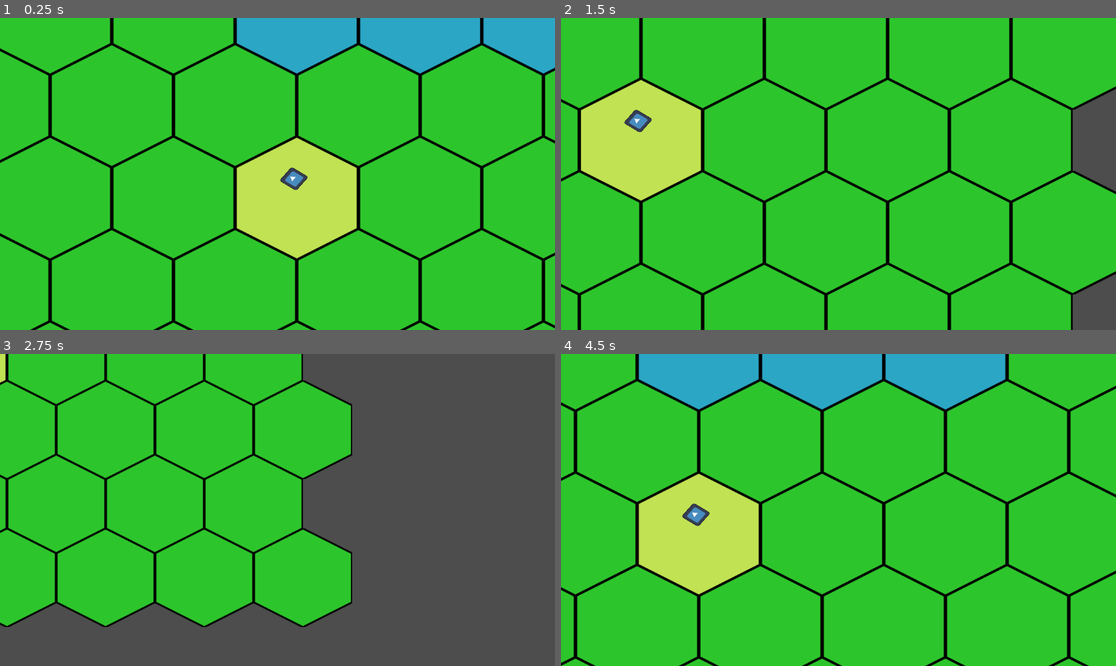
Above: before the commit, frames 1-4 (two rows, left to right).
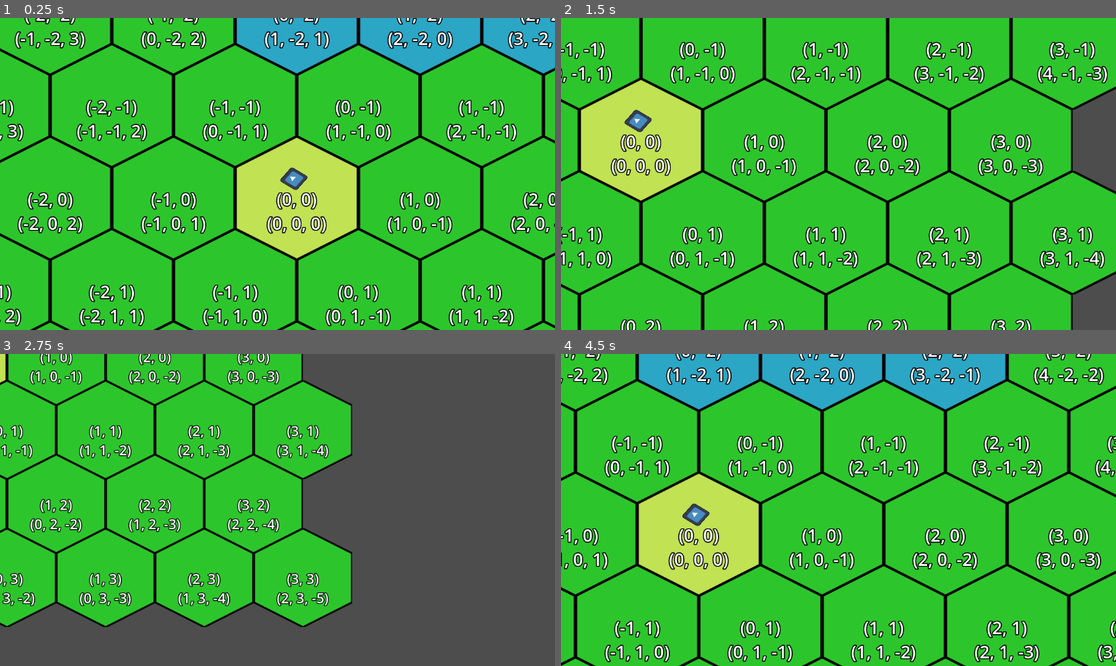
Above: after the commit, the same moments.

Repository: Group05Games/GMTK-Game-Jam-2025
Game: Godot game, scene res://Scenes/Brent.tscn
Two runs of this game, one before a commit and one after it. Both use one fixed random seed, a clock stepped at 60 frames per second and the inputs below. The engine's default icon, where the game draws it, is replaced by a stand-in: a white triangle on a blue panel in a dark square.
Inputs (mouse positions are in pixels of both pictures, inside the frame that each line leads up to):
- Up to frame 1 (0.25 s): no input
- Up to frame 2 (1.5 s): tap Enter at 0.5 s; move the mouse to (960, 158) at 0.52 s; hold D (Right) 0.53-1.28 s; click (960, 158) at 0.6 s; move the mouse to (727, 189) at 1.27 s; hold S (Down) from 1.28 s (still down); click (727, 189) at 1.35 s
- Up to frame 3 (2.75 s): move the mouse to (333, 441) at 2.02 s; release S (Down) at 2.03 s; hold D (Right) from 2.03 s (still down); tap Mouse wheel down (Scroll_Down) at 2.1 s; click (333, 441) at 2.3 s
- Up to frame 4 (4.5 s): move the mouse to (810, 572) at 2.77 s; release D (Right) at 2.78 s; hold W (Up) 2.78-3.53 s; tap Mouse wheel up (Scroll_Up) at 2.85 s; click (810, 572) at 3.05 s; move the mouse to (1005, 556) at 3.52 s; hold A (Left) from 3.53 s (still down); click (1005, 556) at 3.6 s; move the mouse to (672, 463) at 4.27 s; click (672, 463) at 4.35 s

The runs differ from the first frame. In frame 1, 9.3% of the frame differs, in the area x 0-100%, y 0-99%; in frame 2, 7.9%; in frame 3, 4.9%; in frame 4, 9.3%.

Commit message:
event scaffolding again

Diff:
--- a/new-game-project/EventSystem/EventManager.gd
+++ b/new-game-project/EventSystem/EventManager.gd
@@ -1,7 +1,11 @@
 extends Node
 
 var all_events: Array[GameEvent] = []
+var events_by_name := {}  # String -> GameEvent
 var player_money = 500 # This should later be tied to real game state
+
+@onready var popup_parent: Control = _get_popup_parent()
+@onready var camera: Camera2D = _get_camera()
 
 func _ready():
 	load_events()
@@ -22,6 +26,7 @@
 							var event = load("res://EventSystem/events/" + dir_name + "/" + file_name)
 							if event:
 								all_events.append(event)
+								events_by_name[event.name] = event
 						file_name = sub_dir.get_next()
 			dir_name = base_dir.get_next()
 
@@ -40,6 +45,23 @@
 			if trigger.evaluate(null, null):
 				show_event_popup(ev, null)
 
+func get_event_by_name(name: String) -> GameEvent:
+	return events_by_name.get(name)
+
+func _get_popup_parent() -> Control:
+	# Adjust the path to match your scene (Main/UI/Popups)
+	# Using absolute-from-root is reliable if Main is the root scene.
+	return get_tree().root.get_node("Main/UI/Popups") as Control
+
+func _get_camera() -> Camera2D:
+	# If there is exactly one Camera2D:
+	for cam in get_tree().get_nodes_in_group("cameras"):
+		if cam is Camera2D and cam.is_current():
+			return cam
+	# Fallback: search the tree
+	var node := get_tree().get_root().find_child("Camera2D", true, false)
+	return node as Camera2D
+
 func show_event_popup(event: GameEvent, tile):
 	var popup_scene = preload("res://EventSystem/ui/EventPopup.tscn")
 	var popup = popup_scene.instantiate()
--- a/new-game-project/EventSystem/GameEvent.gd
+++ b/new-game-project/EventSystem/GameEvent.gd
@@ -7,4 +7,4 @@
 @export var valid_tile_types: Array[String]
 @export var trigger_script: Script
 @export var icon: Texture
-@export var options: Array[Dictionary] # Each: { text, tooltip, effect_script }
+@export var options: Array[OptionData]
--- /dev/null
+++ b/new-game-project/EventSystem/HexLayerAdapter.gd
@@ -0,0 +1,19 @@
+extends Node
+class_name HexLayerAdapter
+
+static func cell_world_center(hex_layer: Node, tile_info: Dictionary) -> Vector2:
+	# tile_info may contain:
+	#   { "layer": hex_layer, "axial": Vector2i(q, r), "cube": Vector3i(x,y,z) }
+	# or { "layer": hex_layer, "world_pos": Vector2 }  (already computed)
+
+	if tile_info.has("world_pos"):
+		return tile_info["world_pos"]
+
+	if tile_info.has("axial") and hex_layer and hex_layer.has_method("axial_to_world"):
+		return hex_layer.call("axial_to_world", tile_info["axial"])
+
+	if tile_info.has("cube") and hex_layer and hex_layer.has_method("cube_to_world"):
+		return hex_layer.call("cube_to_world", tile_info["cube"])
+
+	# Last resort
+	return Vector2.ZERO
--- /dev/null
+++ b/new-game-project/EventSystem/OptionData.gd
@@ -0,0 +1,6 @@
+extends Resource
+class_name OptionData
+
+@export var text: String
+@export var tooltip: String
+@export var effect_script: Script
--- a/new-game-project/EventSystem/events/tile/bandit_ambush.tres
+++ b/new-game-project/EventSystem/events/tile/bandit_ambush.tres
@@ -1,12 +1,34 @@
-[gd_resource type="Resource" script_class="GameEvent" load_steps=2 format=3 uid="uid://c13nwswljox86"]
+[gd_resource type="Resource" script_class="GameEvent" load_steps=9 format=3 uid="uid://c13nwswljox86"]
 
+[ext_resource type="Script" uid="uid://bc760s8e75db1" path="res://EventSystem/OptionData.gd" id="1_h0dti"]
 [ext_resource type="Script" uid="uid://d3ho0r7xb53i" path="res://EventSystem/GameEvent.gd" id="1_v14cx"]
+[ext_resource type="Script" uid="uid://df6sq78gvxths" path="res://EventSystem/effects/pay_bandits.gd" id="2_07al1"]
+[ext_resource type="Script" uid="uid://c2d47v14ehhbd" path="res://EventSystem/triggers/wealthy_player_trigger.gd" id="2_jko2c"]
+[ext_resource type="Script" uid="uid://d1pfmdnuste28" path="res://EventSystem/effects/fight_bandits.gd" id="3_u3k50"]
+
+[sub_resource type="PlaceholderTexture2DArray" id="PlaceholderTexture2DArray_ot5i1"]
+
+[sub_resource type="Resource" id="Resource_slbgm"]
+script = ExtResource("1_h0dti")
+text = "Pay them off."
+tooltip = "Lose some money but avoid conflict"
+effect_script = ExtResource("2_07al1")
+metadata/_custom_type_script = "uid://bc760s8e75db1"
+
+[sub_resource type="Resource" id="Resource_6lmrr"]
+script = ExtResource("1_h0dti")
+text = "Fight back"
+tooltip = "Risk caravan loss but save money."
+effect_script = ExtResource("3_u3k50")
+metadata/_custom_type_script = "uid://bc760s8e75db1"
 
 [resource]
 script = ExtResource("1_v14cx")
-name = ""
-description = ""
-category = ""
-valid_tile_types = Array[String]([])
-options = Array[Dictionary]([])
+name = "Bandit Ambush"
+description = "A group of bandits halts the caravan and demands payment."
+category = "tile"
+valid_tile_types = Array[String](["plains", "forest"])
+trigger_script = ExtResource("2_jko2c")
+icon = SubResource("PlaceholderTexture2DArray_ot5i1")
+options = Array[ExtResource("1_h0dti")]([SubResource("Resource_slbgm"), SubResource("Resource_6lmrr")])
 metadata/_custom_type_script = "uid://d3ho0r7xb53i"
--- /dev/null
+++ b/new-game-project/EventSystem/ui/EventMarker.gd
@@ -0,0 +1,17 @@
+extends Node2D
+class_name EventMarker
+
+signal marker_clicked(event_data, tile_ref)
+
+@export var event_data : GameEvent   # GameEvent resource
+var tile_ref                         # tile object or (tilemap, cell) struct
+
+func setup(ev, tile, world_pos: Vector2):
+	event_data = ev
+	tile_ref = tile
+	global_position = world_pos
+
+func _ready():
+	$TextureButton.pressed.connect(func ():
+		marker_clicked.emit(event_data, tile_ref)
+		queue_free())  # remove the marker after opening the popup
--- /dev/null
+++ b/new-game-project/EventSystem/ui/EventMarker.tscn
@@ -0,0 +1,12 @@
+[gd_scene load_steps=3 format=3 uid="uid://dm5jdlnqbnmjj"]
+
+[ext_resource type="Script" uid="uid://1v33mu3i6bt8" path="res://EventSystem/ui/EventMarker.gd" id="1_ep3yn"]
+[ext_resource type="Texture2D" uid="uid://cex7x7jjxohcf" path="res://icon.svg" id="2_wni0t"]
+
+[node name="EventMarker" type="Node2D"]
+script = ExtResource("1_ep3yn")
+
+[node name="TextureButton" type="TextureButton" parent="."]
+offset_right = 40.0
+offset_bottom = 40.0
+texture_normal = ExtResource("2_wni0t")
--- a/new-game-project/EventSystem/ui/EventPopup.gd
+++ b/new-game-project/EventSystem/ui/EventPopup.gd
@@ -10,14 +10,28 @@
 	$Panel/VBoxContainer/Description.text = event.description
 
 	# Clear old options if re-used
-	$Panel/VBoxContainer/OptionContainer.queue_free_children()
+	for child in $Panel/VBoxContainer/OptionContainer.get_children():
+		child.queue_free()
 
 	for option in event.options:
 		var btn = Button.new()
 		btn.text = option["text"]
-		btn.tooltip_text = option.get("tooltip", "")
+		btn.tooltip_text = option.get("tooltip")
 		btn.pressed.connect(_on_option_selected.bind(option))
 		$Panel/VBoxContainer/OptionContainer.add_child(btn)
+
+func place_on_screen(screen_pos: Vector2):
+	# Center the popup on the target point
+	await ready
+	var size := get_combined_minimum_size()
+	global_position = screen_pos - size * 0.5
+	_clamp_to_viewport()
+
+func _clamp_to_viewport():
+	var vp := get_viewport_rect().size
+	var size := get_combined_minimum_size()
+	global_position.x = clamp(global_position.x, 8.0, vp.x - size.x - 8.0)
+	global_position.y = clamp(global_position.y, 8.0, vp.y - size.y - 8.0)
 
 func _on_option_selected(option):
 	var effect = option["effect_script"].new()
--- a/new-game-project/EventSystem/ui/EventPopup.tscn
+++ b/new-game-project/EventSystem/ui/EventPopup.tscn
@@ -12,13 +12,7 @@
 [node name="EventPopup" type="Control"]
 visible = false
 layout_mode = 3
-anchors_preset = 8
-anchor_left = 0.5
-anchor_top = 0.5
-anchor_right = 0.5
-anchor_bottom = 0.5
-grow_horizontal = 2
-grow_vertical = 2
+anchors_preset = 0
 script = ExtResource("1_sjce0")
 
 [node name="Panel" type="Panel" parent="."]
--- a/new-game-project/Scenes/Main.tscn
+++ b/new-game-project/Scenes/Main.tscn
@@ -1,3 +1,15 @@
-[gd_scene format=3 uid="uid://dpwvrpmexdr2q"]
+[gd_scene load_steps=2 format=3 uid="uid://dpwvrpmexdr2q"]
+
+[ext_resource type="PackedScene" uid="uid://iiley25f6kc5" path="res://Scenes/Brent.tscn" id="1_r150o"]
 
 [node name="Main" type="Node2D"]
+
+[node name="TileMapController" parent="." instance=ExtResource("1_r150o")]
+
+[node name="UI" type="CanvasLayer" parent="."]
+
+[node name="Popups" type="Control" parent="UI"]
+layout_mode = 3
+anchors_preset = 0
+offset_right = 40.0
+offset_bottom = 40.0
--- a/new-game-project/Script/GlobalSettings.gd
+++ b/new-game-project/Script/GlobalSettings.gd
@@ -11,12 +11,12 @@
 ## Make sure the ID number of the Tile Dictionary matches the ID number of the TileSet.
 var TileDictionary : Dictionary = {
 	"0" : {"Name" : "Grasslands", "Move Cost" : 1, "Resource" : ResourceType.WHEAT},
-	"1" : {"Name" : "Forest", "Move Cost" : 1, "Resource" : ResourceType.WOOD},
-	"2" : {"Name" : "Bog", "Move Cost" : 1, "Resource" : ResourceType.NONE},
+	"1" : {"Name" : "Forest", "Move Cost" : 2, "Resource" : ResourceType.WOOD},
+	"2" : {"Name" : "Bog", "Move Cost" : 3, "Resource" : ResourceType.NONE},
 	"3" : {"Name" : "Water", "Move Cost" : 5, "Resource" : ResourceType.NONE},
 	"4" : {"Name" : "Mountain", "Move Cost" : 10, "Resource" : ResourceType.METAL},
 	"5" : {"Name" : "Mine", "Move Cost" : 1, "Resource" : ResourceType.METAL, "NeighborBonuses": {"4": 1, "6": 4, "3": -1}},
-	"6" : {"Name" : "Volcano", "Move Cost" : 1, "Resource" : ResourceType.NONE},
+	"6" : {"Name" : "Volcano", "Move Cost" : 10, "Resource" : ResourceType.NONE},
 	"7" : {"Name" : "City", "Move Cost" : 1, "Resource" : ResourceType.NONE},
 	"8" : {"Name" : "Town", "Move Cost" : 1, "Resource" : ResourceType.NONE},
 	"9" : {"Name" : "Sawmill", "Move Cost" : 1, "Resource" : ResourceType.WOOD, "NeighborBonuses": {"1": 1}},
--- a/new-game-project/Script/Tile_Interaction_Controller.gd
+++ b/new-game-project/Script/Tile_Interaction_Controller.gd
@@ -5,7 +5,8 @@
 
 # Called when the node enters the scene tree for the first time.
 func _ready() -> void:
-	pass # Replace with function body.
+	map.debug_mode = HexagonTileMapLayer.DebugModeFlags.TILES_COORDS
+	pass
 
 func _physics_process(delta: float) -> void:
 	if Input.is_action_just_pressed("Mouse_1"):
@@ -17,8 +18,11 @@
 		print(tile)
 		#print(GlobalSettings.TileDictionary.Bog.ID)
 
+		var ev := EventManager.get_event_by_name("Bandit Ambush")
+		EventManager.show_event_popup(ev, tile)
+
 		var search = str(tile)
 		if tile != -1 && GlobalSettings.TileDictionary[search] != null:
-				print(GlobalSettings.TileDictionary[search])
+			print(GlobalSettings.TileDictionary[search])
 		else:
 			print("invalid tile")
Not shown, added: new-game-project/EventSystem/HexLayerAdapter.gd.uid
Not shown, added: new-game-project/EventSystem/OptionData.gd.uid
Not shown, added: new-game-project/EventSystem/ui/EventMarker.gd.uid
Not shown: 1 places in new-game-project/Scenes/Brent.tscn that only renumber resources
